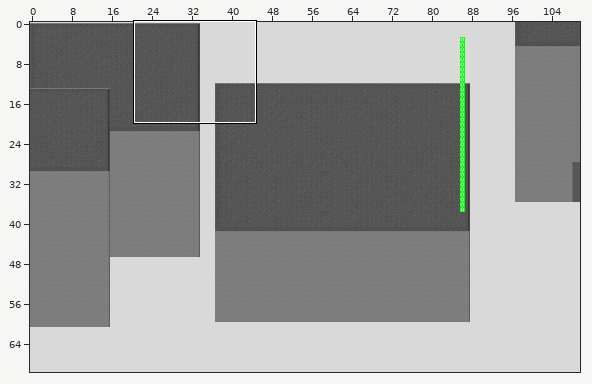
An edit to a level. Tiled map (JSON), main/resources/worlds/RoofTopBeginning.json. Above, an overview of the earlier version with the close-up marked.
Close-up. Before the commit:
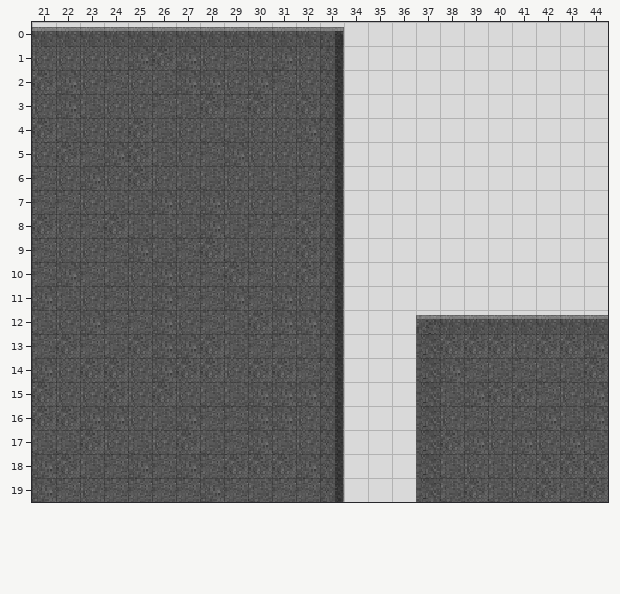
Cells are 16x16 px. Shown: x 21..44, y 0..19. The commit also changed other parts of the map, which this record leaves out. The old version is drawn lined up with the new one.
Now the later version:
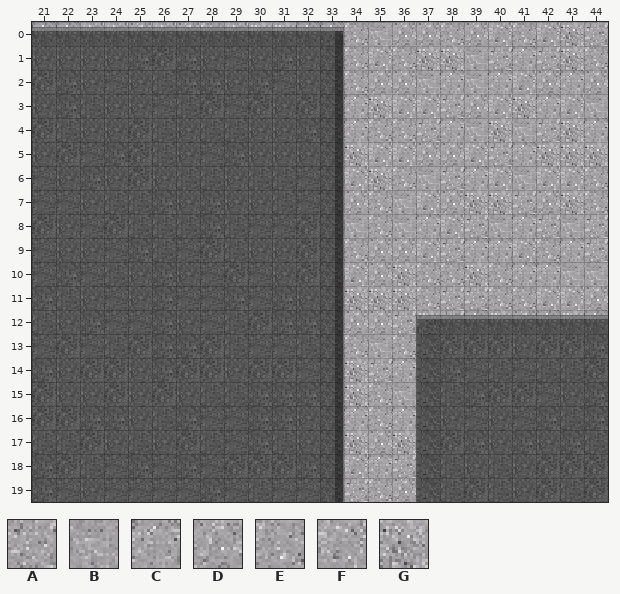
Key: from "Zesilia": A 0, B 1, C 7, D 14, E 15, F 21, G 22.
_ is an empty cell.
Tiles of an added or newly shown layer are drawn over the layers below it.
Commit: Extended Buildings Extended the buildings and added the cement ground and shadows.
Changes in this commit:
{"change": "map size 180x70 -> 165x70 cells"}
{"where": "layer \"Cement\" (added)"}
{"y":0,"x":21,"old":"________________________","new":"CCFFDFDEFGGCCEBDDEDFEFGA"}
{"y":1,"x":34,"old":"___________","new":"EFEGGBACAGE"}
{"y":2,"x":34,"old":"___________","new":"EDDBCBCFDCD"}
{"y":3,"x":34,"old":"___________","new":"CGFFADFGCFB"}
{"y":4,"x":34,"old":"___________","new":"CEEACBGBAGC"}
{"y":5,"x":34,"old":"___________","new":"GFFDDFACGGG"}
{"y":6,"x":34,"old":"___________","new":"FGEBACFBFFE"}
{"y":7,"x":34,"old":"___________","new":"DEBFDGGADGE"}
{"y":8,"x":34,"old":"___________","new":"BEBCFABCABA"}
{"y":9,"x":34,"old":"___________","new":"EDDFACCFECA"}
{"y":10,"x":34,"old":"___________","new":"FDGEEGECCBB"}
{"y":11,"x":34,"old":"___________","new":"GGGEAAEEFFD"}
{"y":12,"x":34,"old":"___________","new":"DDAGACGDCGC"}
{"y":13,"x":34,"old":"___","new":"EBE"}
{"y":14,"x":34,"old":"___","new":"GAC"}
{"y":15,"x":34,"old":"___","new":"GEB"}
{"y":16,"x":34,"old":"___","new":"CEC"}
{"y":17,"x":34,"old":"___","new":"GDG"}
{"y":18,"x":34,"old":"___","new":"FCA"}
{"y":19,"x":34,"old":"___","new":"AED"}
